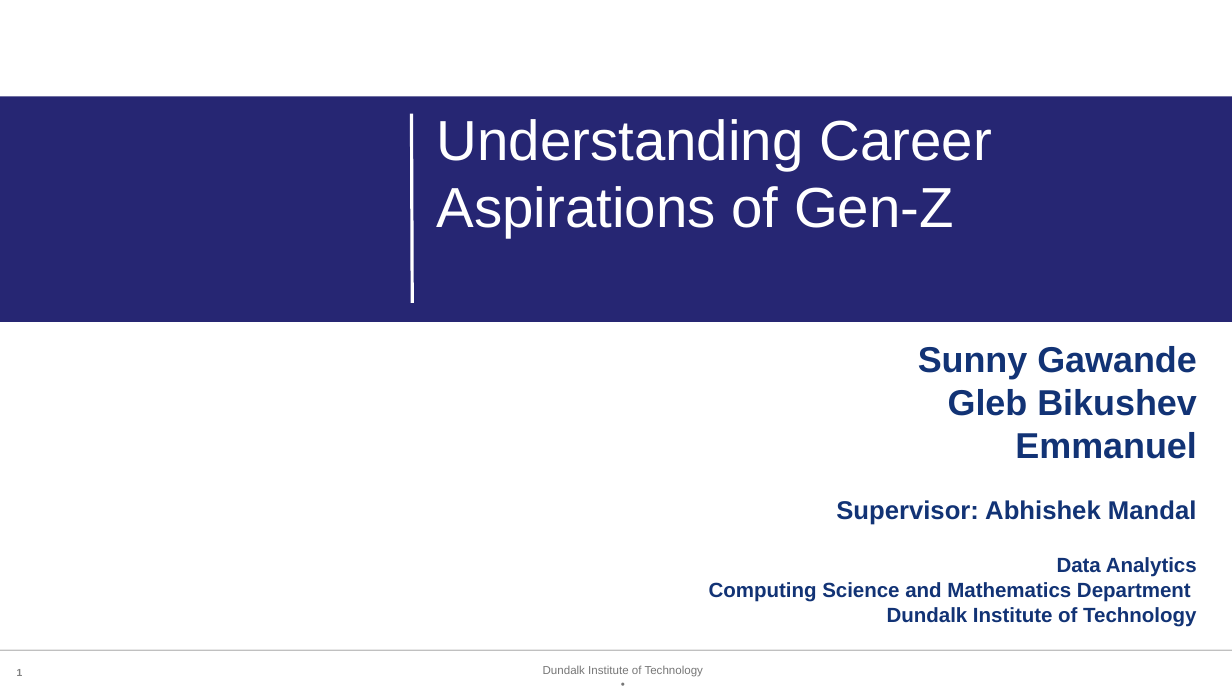
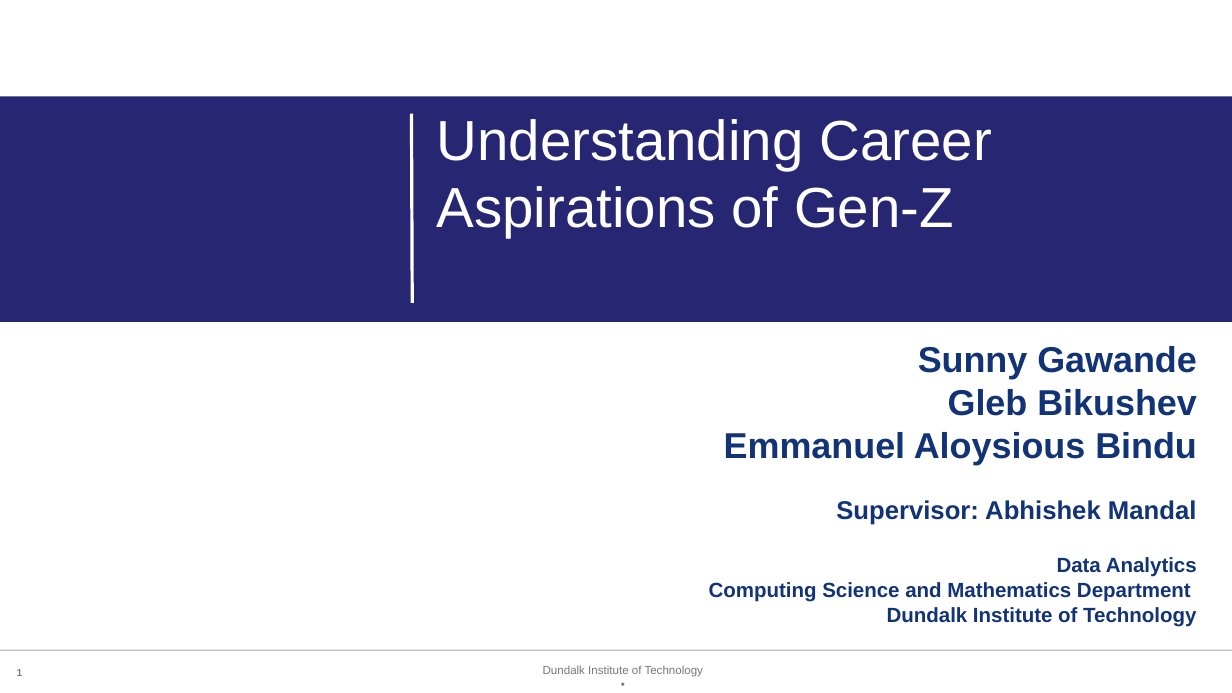
Before and after one commit to gbikushev/Visualisation-Excel-Dashboard, a slide deck: slide 1 of Presentation.pptx. Drawn at 1232x693 pixels with LibreOffice and Linux fonts; fonts in the diff are those of the drawing; background and template pictures are left out. Boxes give left, top, right and bottom in pixels: in the first picture for what was removed or moved away, otherwise in the second. Text is boxed around its words. In the diff, an @@ line names an element or a change of style, - is before the commit and + after.

```diff
--- a/Presentation.pptx
+++ b/Presentation.pptx
@@ text at bbox=[724, 432, 1197, 465]: text changed @@
-Emmanuel
+Emmanuel Aloysious Bindu
```
Also in this commit, not shown: 2 other slides changed.
